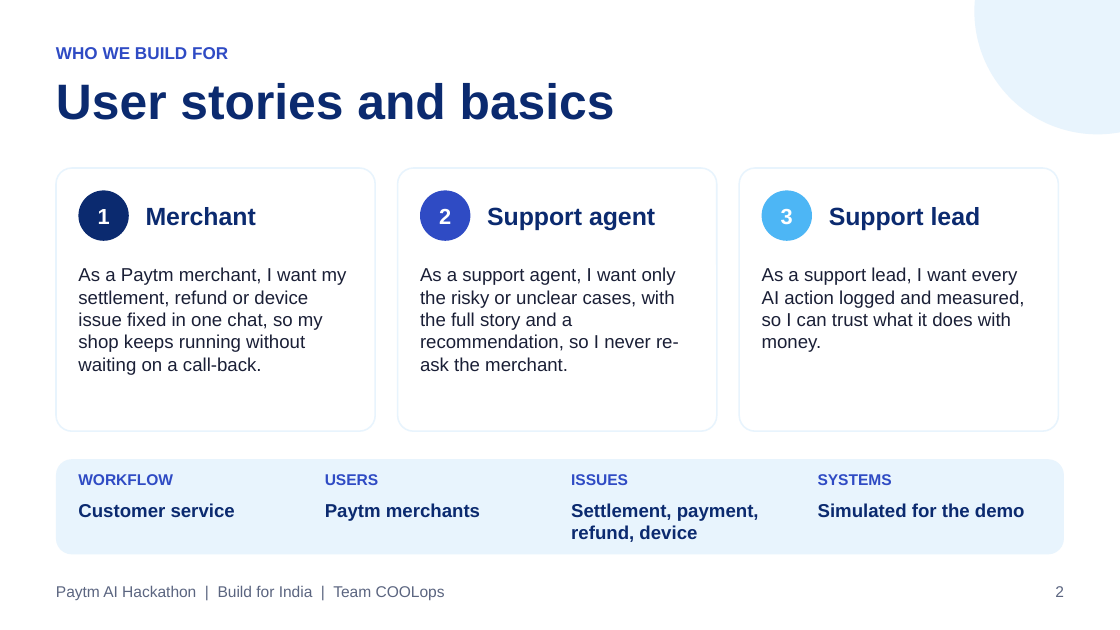
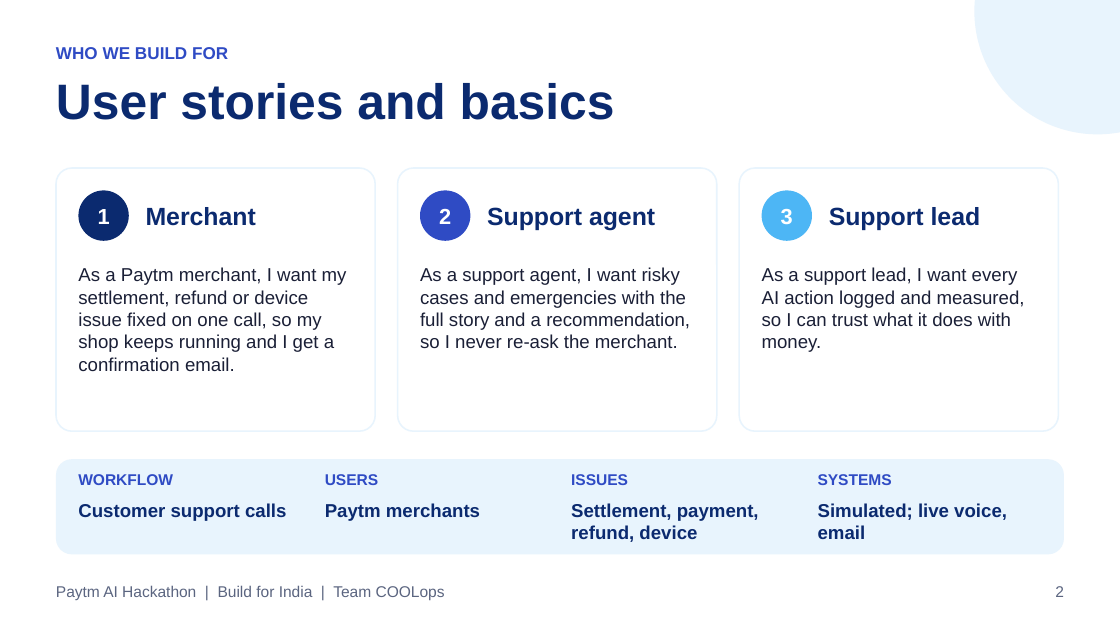
Before and after one commit to basudevghadai1999/paytm-ai-teammate, a slide deck: slide 2 of Paytm_AI_Teammate.pptx. Drawn at 1120x630 pixels with LibreOffice and Linux fonts; fonts in the diff are those of the drawing. Boxes give left, top, right and bottom in pixels: in the first picture for what was removed or moved away, otherwise in the second. Text is boxed around its words. In the diff, an @@ line names an element or a change of style, - is before the commit and + after.

```diff
--- a/Paytm_AI_Teammate.pptx
+++ b/Paytm_AI_Teammate.pptx
@@ text at box(78, 267, 347, 371): text changed @@
-As a Paytm merchant, I want my settlement, refund or device issue fixed in one chat, so my shop keeps running without waiting on a call-back.
+As a Paytm merchant, I want my settlement, refund or device issue fixed on one call, so my shop keeps running and I get a confirmation email.
@@ text at box(420, 267, 690, 348): text changed @@
-As a support agent, I want only the risky or unclear cases, with the full story and a recommendation, so I never re-ask the merchant.
+As a support agent, I want risky cases and emergencies with the full story and a recommendation, so I never re-ask the merchant.
@@ text at box(78, 503, 286, 521): text changed @@
-Customer service
+Customer support calls
@@ text at box(818, 503, 1007, 539): text changed @@
-Simulated for the demo
+Simulated; live voice, email
```
Also in this commit, not shown: 6 other slides changed, 8 other files.
